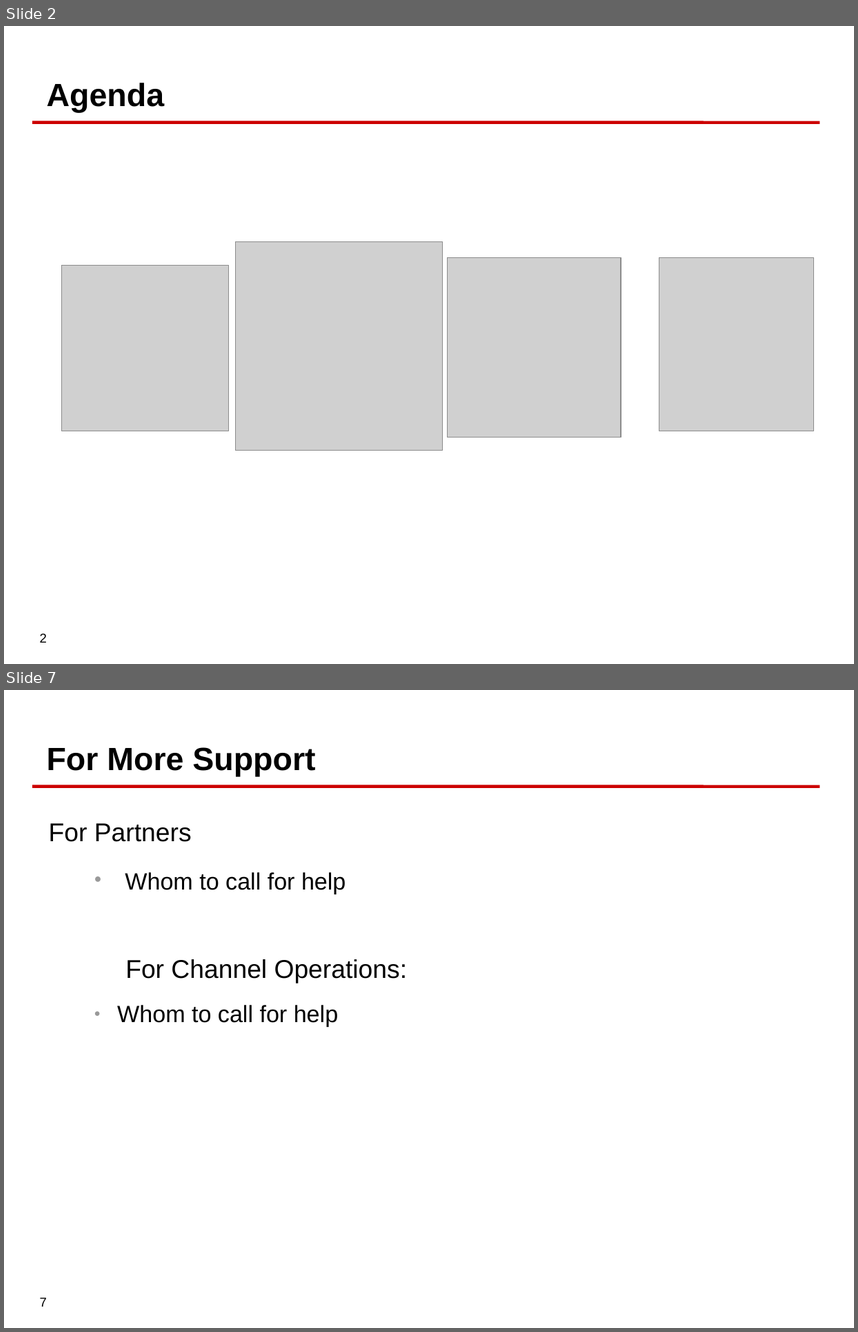
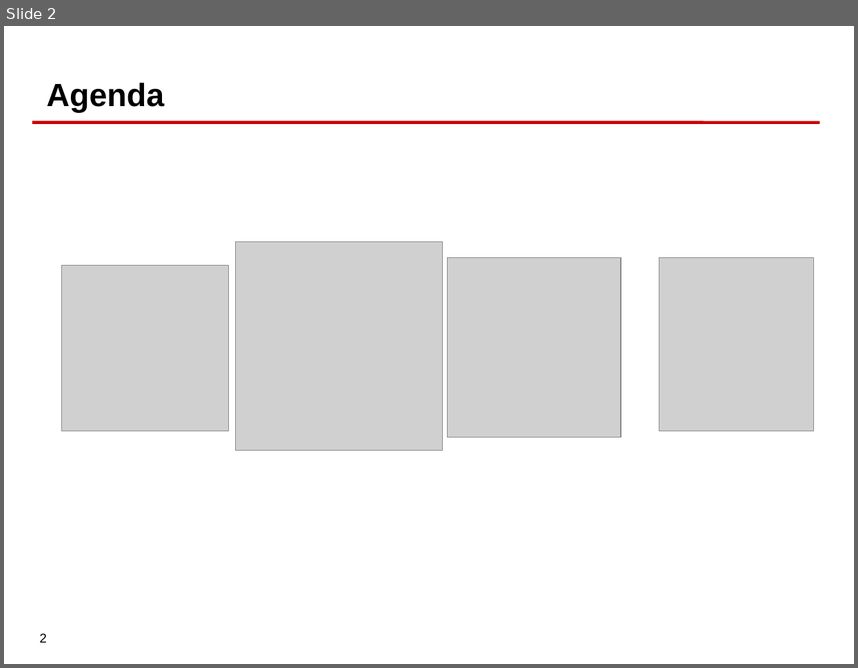
Before and after one commit to jbugbeijing/swarmmsa, a slide deck: presentation/agenda.odp. Shown one above the other, each under a label of ours: slides 2 and 7 before the commit, slide 2 after it; the slides between them are not shown. The pictures are 858x1332 and 858x668 pixels, drawn with LibreOffice and Linux fonts; fonts in the diff are those of the drawing; grey boxes stand for pictures; background and template pictures are left out. Boxes give left, top, right and bottom in pixels: in the first picture for what was removed or moved away, otherwise in the second. Text is boxed around its words. In the diff, an @@ line names an element or a change of style, - is before the commit and + after.

```diff
--- a/presentation/agenda.odp
+++ b/presentation/agenda.odp
@@ slide 7 removed at (x1=4, y1=690, x2=854, y2=1328), background picture (left out); not listed: 2 template elements that a slide beside it also shows @@
@@ title removed at (x1=47, y1=747, x2=315, y2=776) @@
-For More Support
@@ text removed at (x1=49, y1=823, x2=408, y2=1027) @@
-For Partners
-  ● Whom to call for help
-For Channel Operations:
-  ● Whom to call for help
```
Also in this commit, not shown: 5 other slides removed.
